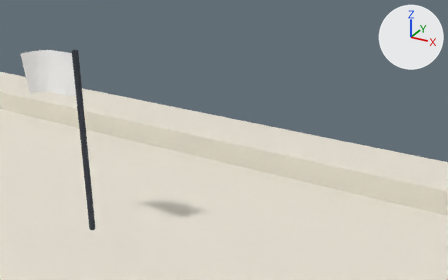
A saved change to the glTF model web/public/landmarks/plateau-tribunal.glb.
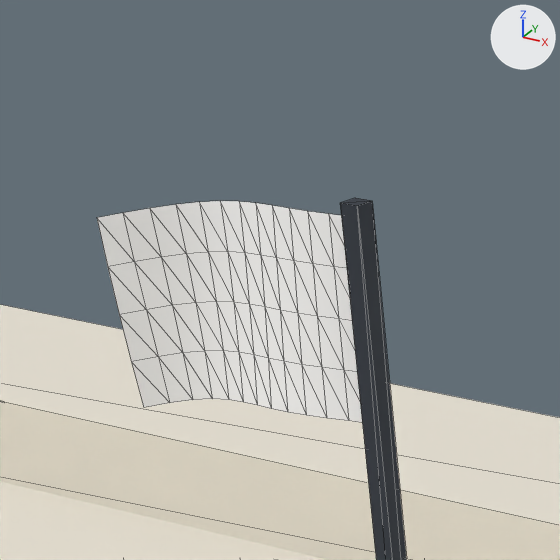
The first picture shows the older version from a 50 mm lens placed at (18.25, -19.82, 35.23), pointed at (5.82, 2.77, 23.93). The close-ups show the older and then the newer version on the part from 0% to 26% of the width and 3% to 45% of the height of that picture. Only the edits that show in the close-ups are written down. Arrows for +X, +Y and +Z are at upper right; the lights stay in place. The close-ups show mesh edges as thin lines. Where no turn or scale is listed for an object, it has been applied to the vertices. Vertices at exactly the same position are counted once.

Script lines for the objects in view, before the commit:
```python
me_mesh_2 = bpy.data.meshes.new('Mesh_2')
me_mesh_2.from_pydata(...)  # 208 vertices, 312 faces; spans x -28.5..28.5, y -13.4..26.6, z 0.0..19.9
me_mesh_2.materials.append(mat_material_2)  # white #e8e2d4
me_mesh_3 = bpy.data.meshes.new('Mesh_3')
me_mesh_3.from_pydata(...)  # 176 vertices, 264 faces; spans x -27.1..27.1, y -11.1..17.4, z 0.0..28.0
me_mesh_3.materials.append(mat_material_3)  # dark blue #2f3640
me_mesh_6 = bpy.data.meshes.new('Mesh_6')
me_mesh_6.from_pydata(...)  # 65 vertices, 96 faces; spans x -3.08..-0.08, y -0.22..0.23, z 25.49..27.85
me_mesh_6.materials.append(mat_material_6)  # white #ffffff
ob_mesh_2 = bpy.data.objects.new('Mesh_2', me_mesh_2)
ob_mesh_2.location = (0.0, 0.0, 0.0)
ob_mesh_3 = bpy.data.objects.new('Mesh_3', me_mesh_3)
ob_mesh_3.location = (0.0, 0.0, 0.0)
ob_mesh_6 = bpy.data.objects.new('Mesh_6', me_mesh_6)
ob_mesh_6.location = (0.0, 0.0, 0.0)
```
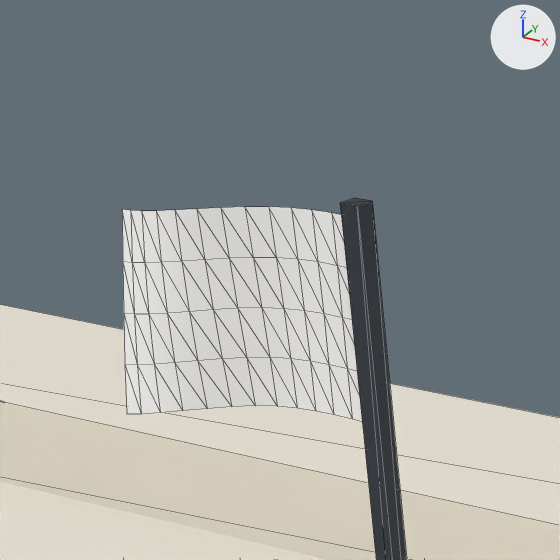
Location of each change, (x1, y1, x2, y2) in pixels of the close-ups (560 x 560 px):
'Mesh_6', reshaped (9% narrower)
    before: (97, 201, 362, 423)
    after: (122, 207, 362, 422)

What changed in the scene script:
```text
Change me_mesh_6:
    used by ob_mesh_6; location = (0.0, 0.0, 0.0)
    remove me_mesh_6.from_pydata(...)  # 65 vertices, 96 faces; spans x -3.08..-0.08, y -0.22..0.23, z 25.49..27.85
    add me_mesh_6.from_pydata(...)  # 65 vertices, 96 faces; spans x -3.08..-0.08, y -0.23..0.11, z 25.49..27.85
    me_mesh_6 part 1: 59 of 65 vertices moved; they spanned x -3.08..-0.33, y -0.22..0.23, z 25.49..27.85 and now span x -3.08..-0.33, y -0.23..0.11, z 25.49..27.85; mean shift (0.0, -0.11, 0.0); largest move (-2.58, 0.22, 25.6) -> (-2.58, -0.22, 25.6)
```
